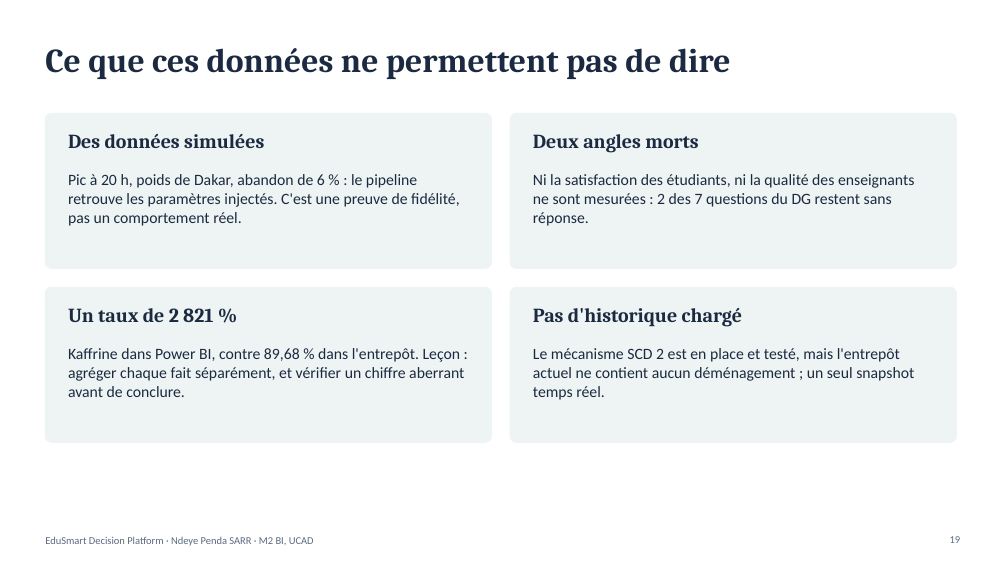
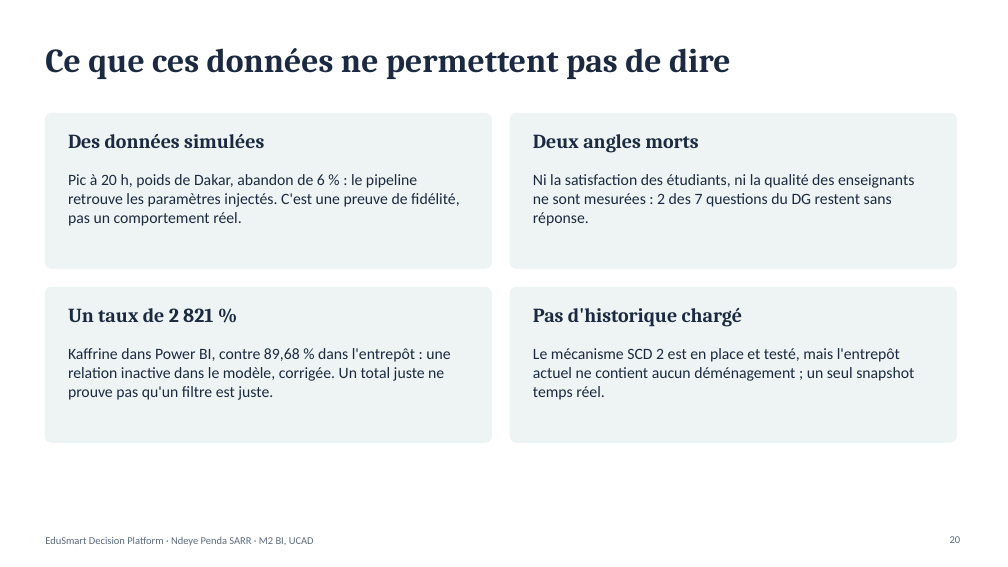
Before and after one commit to NdeyePendaSarr/edusmart-decision-platform, a slide deck: slide 20 of presentation/EduSmart_presentation.pptx (slide 19 before the commit). Drawn at 1008x567 pixels with LibreOffice and Linux fonts; fonts in the diff are those of the drawing. Boxes give left, top, right and bottom in pixels: in the first picture for what was removed or moved away, otherwise in the second. Text is boxed around its words. In the diff, an @@ line names an element or a change of style, - is before the commit and + after.

```diff
--- a/presentation/EduSmart_presentation.pptx
+++ b/presentation/EduSmart_presentation.pptx
@@ text at [68, 348, 450, 400]: text changed @@
-Kaffrine dans Power BI, contre 89,68 % dans l'entrepôt. Leçon : agréger chaque fait séparément, et vérifier un chiffre aberrant avant de conclure.
+Kaffrine dans Power BI, contre 89,68 % dans l'entrepôt : une relation inactive dans le modèle, corrigée. Un total juste ne prouve pas qu'un filtre est juste.
```
Also in this commit, not shown: 3 other slides changed, 1 slide added.
